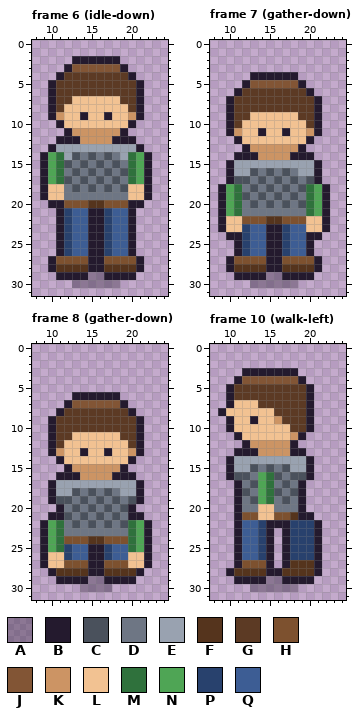
Two states of a pixel-art file, assets/aseprite/actor_hero_mail.aseprite. Above is the file before it was changed.
32x32 pixels, 36 frames. Shown: frame 6 (idle-down): x 8..24, y 0..31; frame 7 (gather-down): x 8..24, y 0..31; frame 8 (gather-down): x 8..24, y 0..31; frame 10 (walk-left): x 8..24, y 0..31. The commit also changed other frames, which this record leaves out.
Visible layers, top first: "actor", "shadow".
Palette (. is transparent): A #241a2e5a  B #241a2e  C #4a515c  D #6e7684  E #99a2b0  F #55341d  G #5c3a24  H #7d512f  J #825535  K #cc9464  L #f2c292  M #2f713c  N #4fa555  P #28416d  Q #3d5d94
Pixels before, frame 6 (idle-down), first column x 9:
 2 ....BBBBBB....
 3 ...BJJJJJJB...
 4 ..BGGGGGGGGB..
 5 .BGGGGGGGGGGB.
 6 .BGGGGGGGGGGB.
 7 .BGGLLLLLLGGB.
 8 .BGLLLLLLLLGB.
 9 .BKLLBLLBLLKB.
10 ..BLLLLLLLLB..
11 ...BKKKKKKB...
12 ..BBBKKKKBBB..
13 .BEEEEEEEEEEB.
14 BNMECDCDCDEMNB
15 BNMCDCDCDCDMNB
16 BNMDCDCDCDCMNB
17 BNMCDCDCDCDMNB
18 BLLDCDCDCDCLLB
19 BLLDDDDDDDDLLB
20 .BBHHHFFHHHBB.
21 ..BPQQBBPQQB..
22 ..BPQQBBPQQB..
23 ..BPQQBBPQQB..
24 ..BPQQBBPQQB..
25 ..BPQQBBPQQB..
26 ..BPQQBBPQQB..
27 .BHHHHBBHHHHB.
28 .BFFFFBBFFFFB.
29 ..BBBBAABBBB..
30 ....AAAAAA....
Pixels before, frame 7 (gather-down), first column x 9:
 4 ....BBBBBB....
 5 ...BJJJJJJB...
 6 ..BGGGGGGGGB..
 7 .BGGGGGGGGGGB.
 8 .BGGGGGGGGGGB.
 9 .BGGLLLLLLGGB.
10 .BGLLLLLLLLGB.
11 .BKLLBLLBLLKB.
12 ..BLLLLLLLLB..
13 ...BKKKKKKB...
14 ..BBBKKKKBBB..
15 .BEEEEEEEEEEB.
16 .BEECDCDCDEEB.
17 .BCCDCDCDCDCB.
18 BNMDCDCDCDCMNB
19 BNMCDCDCDCDMNB
20 BNMDCDCDCDCMNB
21 BNMDDDDDDDDMNB
22 BLLHHHFFHHHLLB
23 BLLPQQBBPQQLLB
24 .BBPQQBBPQQBB.
25 ..BPQQBBPQQB..
26 ..BPQQBBPQQB..
27 .BHHHHBBHHHHB.
28 .BFFFFBBFFFFB.
29 ..BBBBAABBBB..
30 ....AAAAAA....
Pixels before, frame 8 (gather-down), first column x 9:
 6 ....BBBBBB....
 7 ...BJJJJJJB...
 8 ..BGGGGGGGGB..
 9 .BGGGGGGGGGGB.
10 .BGGGGGGGGGGB.
11 .BGGLLLLLLGGB.
12 .BGLLLLLLLLGB.
13 .BKLLBLLBLLKB.
14 ..BLLLLLLLLB..
15 ...BKKKKKKB...
16 ..BBBKKKKBBB..
17 .BEEEEEEEEEEB.
18 .BEECDCDCDEEB.
19 .BCCDCDCDCDCB.
20 ..BDCDCDCDCB..
21 .BBCDCDCDCDBB.
22 BNMDCDCDCDCMNB
23 BNMDDDDDDDDMNB
24 BNMHHHFFHHHMNB
25 BNMPQQBBPQQMNB
26 BLLPQQBBPQQLLB
27 BLLHHHBBHHHLLB
28 .BFFFFBBFFFFB.
29 ..BBBBAABBBB..
30 .....AAAA.....
Pixels before, frame 10 (walk-left), first column x 9:
 3 ...BBBBBBB...
 4 ..BJJJJJJJB..
 5 .BGGGGGGGGGB.
 6 .BGGGGGGGGGB.
 7 .BLLLGGGGGGB.
 8 BLLLLLLGGGGB.
 9 .BLLBLLKGGGB.
10 .BLLLLLLLGGB.
11 ..BLLLLLLKB..
12 ...BKKKKKB...
13 ..BBBKKKKBB..
14 .BEEEEEEEEEB.
15 .BEECDCDCEEB.
16 .BCCDNMCDCCB.
17 ..BDCNMDCDB..
18 ..BCDNMCDCB..
19 ..BDCNMDCDB..
20 ..BDDLLDDDB..
21 ..BHHLLHHFBB.
22 ..BQQPBBBPPPB
23 ..BQQPB.BPPPB
24 ..BQQPB.BPPPB
25 ..BQQPB.BPPPB
26 ..BQQPB.BPPPB
27 ..BHHHB.BFFFB
28 .BFFFFBBFFFFB
29 ..BBBBAABBBB.
30 ....AAAAAA...
After:
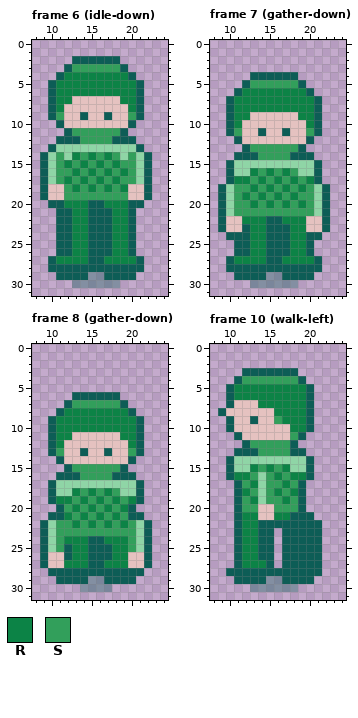
Colours new in this view: R #0c8346  S #329f5b
The exact change:
colour A: #241a2e5a -> #0d5d565a
colour B: #241a2e -> #0d5d56
colour E: #99a2b0 -> #8fd5a6
colour L: #f2c292 -> #e5c2c0
Frame 6 (idle-down), layer "actor":
y 3: x 13..18 JJJJJJ -> SSSSSS
y 4: x 12..19 GGGGGGGG -> RRRRRRRR
y 5..6: x 11..20 GGGGGGGGGG -> RRRRRRRRRR
y 7: x 11..12 GG -> RR; x 19..20 GG -> RR
y 8: x 11 G -> R; x 20 G -> R
y 9: x 11 K -> S; x 20 K -> S
y 11: x 13..18 KKKKKK -> SSSSSS
y 12: x 14..17 KKKK -> SSSS
y 14: x 10..11 NM -> ES; x 13..18 CDCDCD -> RSRSRS; x 20..21 MN -> SE
y 15: x 10..21 NMCDCDCDCDMN -> ESRSRSRSRSSE
y 16: x 10..21 NMDCDCDCDCMN -> ESSRSRSRSRSE
y 17: x 10..21 NMCDCDCDCDMN -> ESRSRSRSRSSE
y 18: x 12..19 DCDCDCDC -> SRSRSRSR
y 19: x 12..19 DDDDDDDD -> SSSSSSSS
y 20: x 12..19 HHHFFHHH -> RRRBBRRR
y 21..26: x 12..14 PQQ -> BRR; x 17..19 PQQ -> BRR
y 27: x 11..14 HHHH -> RRRR; x 17..20 HHHH -> RRRR
y 28: x 11..14 FFFF -> BBBB; x 17..20 FFFF -> BBBB
Frame 7 (gather-down), layer "actor":
y 5: x 13..18 JJJJJJ -> SSSSSS
y 6: x 12..19 GGGGGGGG -> RRRRRRRR
y 7..8: x 11..20 GGGGGGGGGG -> RRRRRRRRRR
y 9: x 11..12 GG -> RR; x 19..20 GG -> RR
y 10: x 11 G -> R; x 20 G -> R
y 11: x 11 K -> S; x 20 K -> S
y 13: x 13..18 KKKKKK -> SSSSSS
y 14: x 14..17 KKKK -> SSSS
y 16: x 13..18 CDCDCD -> RSRSRS
y 17: x 11..20 CCDCDCDCDC -> RRSRSRSRSR
y 18: x 10..21 NMDCDCDCDCMN -> ESSRSRSRSRSE
y 19: x 10..21 NMCDCDCDCDMN -> ESRSRSRSRSSE
y 20: x 10..21 NMDCDCDCDCMN -> ESSRSRSRSRSE
y 21: x 10..21 NMDDDDDDDDMN -> ESSSSSSSSSSE
y 22: x 12..19 HHHFFHHH -> RRRBBRRR
y 23..26: x 12..14 PQQ -> BRR; x 17..19 PQQ -> BRR
y 27: x 11..14 HHHH -> RRRR; x 17..20 HHHH -> RRRR
y 28: x 11..14 FFFF -> BBBB; x 17..20 FFFF -> BBBB
Frame 8 (gather-down), layer "actor":
y 7: x 13..18 JJJJJJ -> SSSSSS
y 8: x 12..19 GGGGGGGG -> RRRRRRRR
y 9..10: x 11..20 GGGGGGGGGG -> RRRRRRRRRR
y 11: x 11..12 GG -> RR; x 19..20 GG -> RR
y 12: x 11 G -> R; x 20 G -> R
y 13: x 11 K -> S; x 20 K -> S
y 15: x 13..18 KKKKKK -> SSSSSS
y 16: x 14..17 KKKK -> SSSS
y 18: x 13..18 CDCDCD -> RSRSRS
y 19: x 11..20 CCDCDCDCDC -> RRSRSRSRSR
y 20: x 12..19 DCDCDCDC -> SRSRSRSR
y 21: x 12..19 CDCDCDCD -> RSRSRSRS
y 22: x 10..21 NMDCDCDCDCMN -> ESSRSRSRSRSE
y 23: x 10..21 NMDDDDDDDDMN -> ESSSSSSSSSSE
y 24: x 10..21 NMHHHFFHHHMN -> ESRRRBBRRRSE
y 25: x 10..14 NMPQQ -> ESBRR; x 17..21 PQQMN -> BRRSE
y 26: x 12..14 PQQ -> BRR; x 17..19 PQQ -> BRR
y 27: x 12..14 HHH -> RRR; x 17..19 HHH -> RRR
y 28: x 11..14 FFFF -> BBBB; x 17..20 FFFF -> BBBB
Frame 10 (walk-left), layer "actor":
y 4: x 12..18 JJJJJJJ -> SSSSSSS
y 5..6: x 11..19 GGGGGGGGG -> RRRRRRRRR
y 7: x 14..19 GGGGGG -> RRRRRR
y 8: x 16..19 GGGG -> RRRR
y 9: x 16..19 KGGG -> SRRR
y 10: x 18..19 GG -> RR
y 11: x 18 K -> S
y 12: x 13..17 KKKKK -> SSSSS
y 13: x 14..17 KKKK -> SSSS
y 15: x 13..17 CDCDC -> RSRSR
y 16: x 11..19 CCDNMCDCC -> RRSESRSRR
y 17: x 12..18 DCNMDCD -> SRESSRS
y 18: x 12..18 CDNMCDC -> RSESRSR
y 19: x 12..18 DCNMDCD -> SRESSRS
y 20: x 12..13 DD -> SS; x 16..18 DDD -> SSS
y 21: x 12..13 HH -> RR; x 16..18 HHF -> RRB
y 22..26: x 12..14 QQP -> RRB; x 18..20 PPP -> BBB
y 27: x 12..14 HHH -> RRR; x 18..20 FFF -> BBB
y 28: x 11..14 FFFF -> BBBB; x 17..20 FFFF -> BBBB
Where, in picture pixels (left, top, right, bottom), the same in both pictures:
changed: (40, 56, 152, 288)
changed: (218, 72, 330, 288)
changed: (40, 392, 152, 592)
changed: (218, 368, 322, 592)
